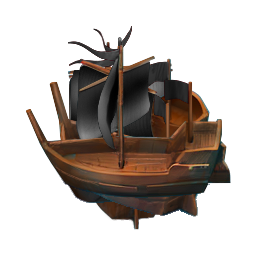
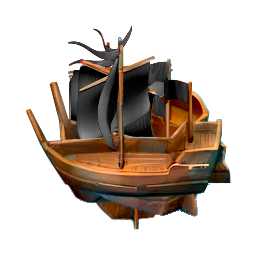
Layers edited between the first and the second w=256, h=256 image:
painted on "Ship_Left" over [26, 41, 231, 198]
painted on "Ship_Left_Up" over [49, 28, 209, 217]
painted on "Ship_Left_Down" over [52, 45, 210, 203]
painted on "Ship_Down" over [68, 37, 172, 199]
painted on "Ship_Up" over [68, 26, 173, 230]
